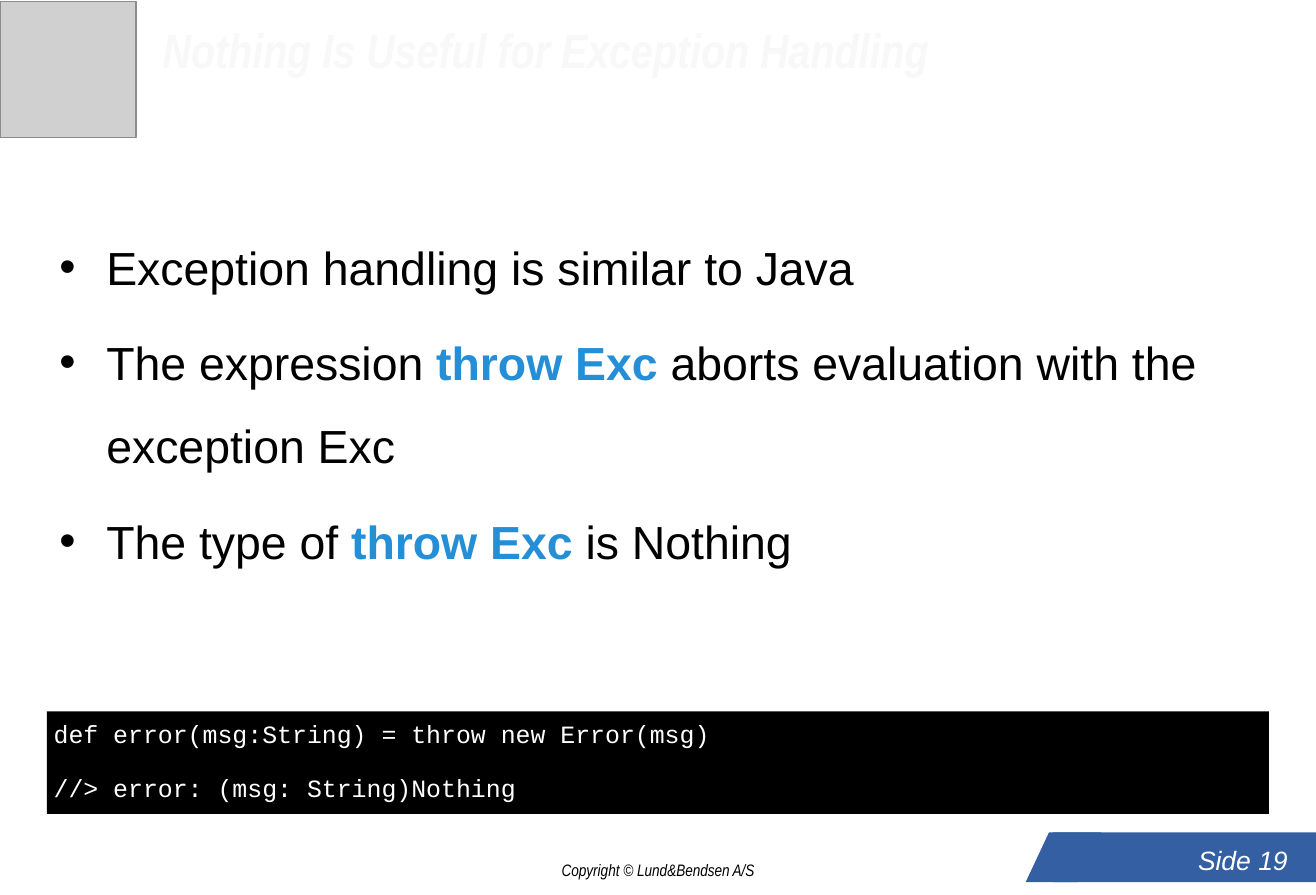
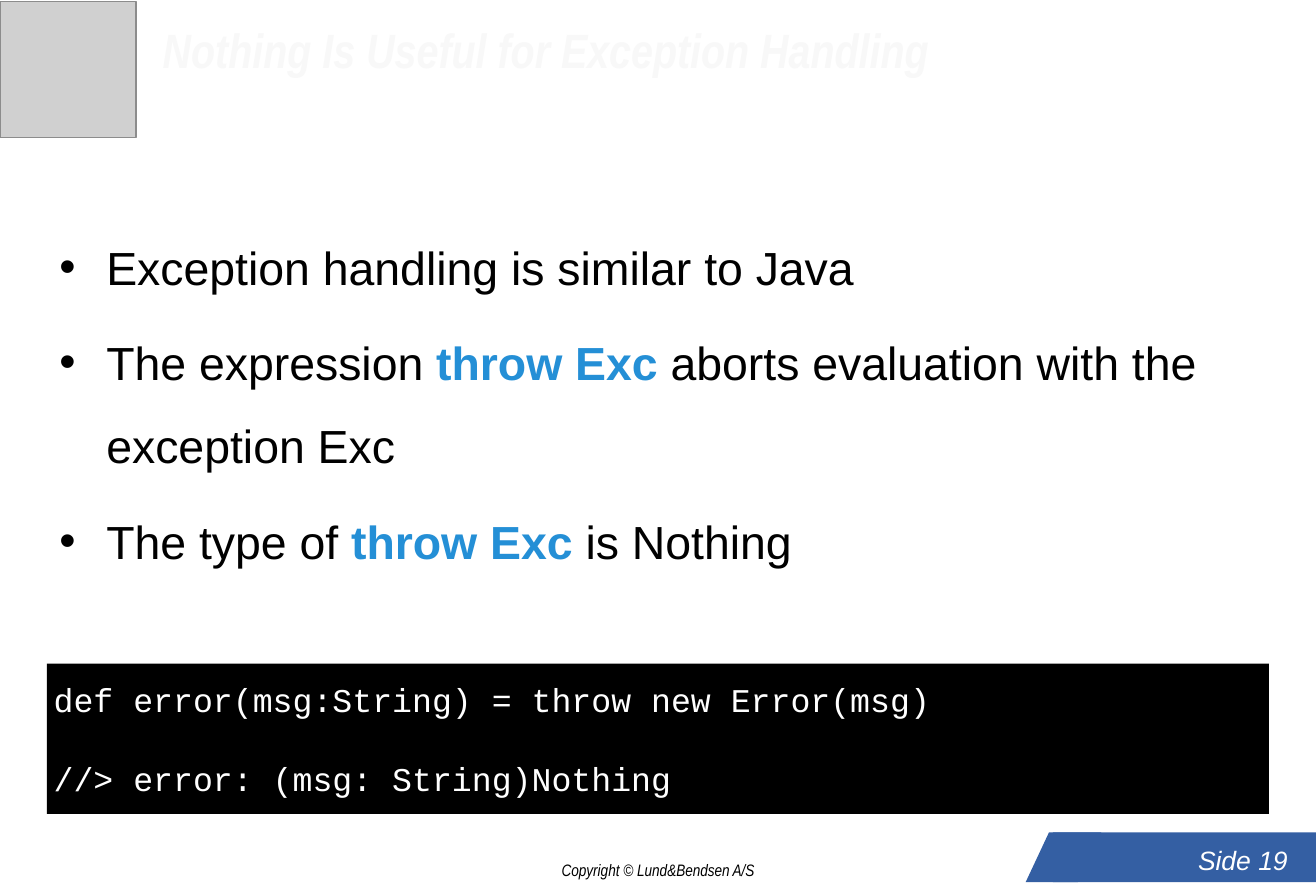
Before and after one commit to LundOgBendsen/LBE2921-Scala, a slide deck: slide 19 of slides/06_class_hierarchies.ppt. Drawn at 1316x895 pixels with LibreOffice and Linux fonts; fonts in the diff are those of the drawing; grey boxes stand for pictures; background and template pictures are left out. Boxes give left, top, right and bottom in pixels: in the first picture for what was removed or moved away, otherwise in the second. Text is boxed around its words. In the diff, an @@ line names an element or a change of style, - is before the commit and + after.

```diff
--- a/slides/06_class_hierarchies.ppt
+++ b/slides/06_class_hierarchies.ppt
@@ rectangle "def error(msg:String) = throw new ...": place and size @@
-rectangle "def error(msg:String) = throw new ..." at <box>47,712,1269,814</box>
+rectangle "def error(msg:String) = throw new ..." at <box>47,664,1269,814</box>
@@ rectangle "def error(msg:String) = throw new ..." at <box>47,664,1269,814</box>: size 15 to 20 pt; line spacing 0.9 to 1 @@
```
Also in this commit, not shown: 4 other slides changed, 7 other files.
